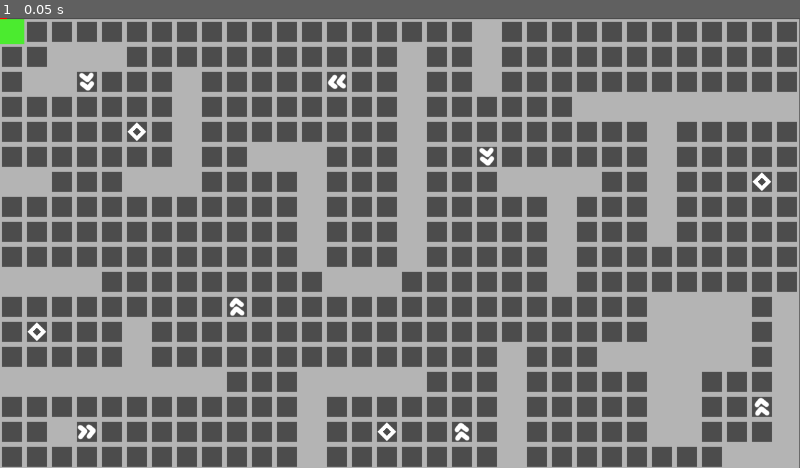
Above: before the commit, frame 1.
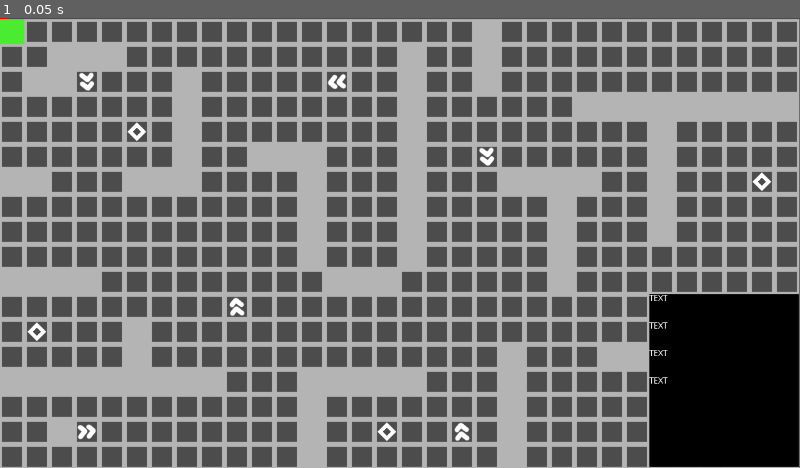
Above: after the commit, the same moment.

Repository: davesilva/ludum-dare-56
Game: Godot game, scene res://game/contexts/gameplay_context/gameplay_context.tscn
Same seed, same stepped clock (60 frames per second), same inputs: the game is played once before the commit and once after it. This scene is started directly instead of the project's main scene.
Inputs:
- Up to frame 1 (0.05 s): no input

The runs differ from the first frame. In frame 1, 7.2% of the frame differs, in the area x 81-100%, y 61-100%.

Commit message:
Introduce game state and sharing it over network

Diff:
--- a/game/contexts/gameplay_context/gameplay_context.gd
+++ b/game/contexts/gameplay_context/gameplay_context.gd
@@ -5,6 +5,10 @@
 export (PackedScene) var snake_scene
 
 onready var apple = $apple
+onready var player_apples_label: Label = $Control/Control/VBoxContainer/player_apples_label
+onready var player_deaths_label: Label = $Control/Control/VBoxContainer/player_deaths_label
+onready var snake_apples_label: Label = $Control/Control/VBoxContainer/snake_apples_label
+onready var snake_deaths_label: Label = $Control/Control/VBoxContainer/snake_deaths_label
 
 puppetsync var puppet_apple_global_position = Vector2.ZERO
 
@@ -17,6 +21,7 @@
 	Game.events.snake.connect("target_captured", self, "_on_target_captured")
 	Game.events.snake.connect("snake_doomed", self, "_on_snake_doomed")
 	Game.events.player.connect("player_picked_up_apple", self, "_on_player_picked_up_apple")
+	Game.events.game_round.connect("new_round_state_data", self, "_on_new_round_state_data")
 	Game.connect("player_connected", self, "_on_player_connected")
 	Game.connect("player_disconnected", self, "_on_player_disconnected")
 	Game.camera_service.active_camera = $camera_2d
@@ -58,6 +63,14 @@
 			player_node.queue_free()
 	pass
 
+
+func _on_new_round_state_data(state_data: RoundState.RoundStateData) -> void:
+	player_apples_label.text = "PLAYER APPLES: " + str(state_data.total_player_apples_acquired)
+	player_deaths_label.text = "PLAYER DEATHS: " + str(state_data.total_player_deaths)
+	snake_apples_label.text = "SNAKE APPLES: " + str(state_data.total_snake_apples_acquired)
+	snake_deaths_label.text = "SNAKE DEATHS: " + str(state_data.total_snake_deaths)
+
+
 puppetsync func _respawn_snake() -> void:
 	var snake = Game.entity_service.get_snake_root_node()
 	snake.reset()
--- a/game/contexts/gameplay_context/gameplay_context.tscn
+++ b/game/contexts/gameplay_context/gameplay_context.tscn
@@ -1,13 +1,18 @@
-[gd_scene load_steps=5 format=2]
+[gd_scene load_steps=7 format=2]
 
 [ext_resource path="res://game/contexts/gameplay_context/gameplay_context.gd" type="Script" id=1]
 [ext_resource path="res://game/world/game_world.tscn" type="PackedScene" id=2]
 [ext_resource path="res://game/entities/snake/snake_head.tscn" type="PackedScene" id=3]
 [ext_resource path="res://game/items/apple.tscn" type="PackedScene" id=4]
+[ext_resource path="res://game/contexts/gameplay_context/round_state.gd" type="Script" id=5]
+[ext_resource path="res://examples/event_bus_examples/rgb_buddies/color_bar.gd" type="Script" id=6]
 
 [node name="GameContext" type="Node"]
 script = ExtResource( 1 )
 snake_scene = ExtResource( 3 )
+
+[node name="round_state" type="Node" parent="."]
+script = ExtResource( 5 )
 
 [node name="GameWorld" parent="." instance=ExtResource( 2 )]
 
@@ -19,3 +24,60 @@
 [node name="camera_2d" type="Camera2D" parent="."]
 position = Vector2( 641, 358 )
 current = true
+
+[node name="Control" type="Control" parent="."]
+anchor_right = 1.0
+anchor_bottom = 1.0
+
+[node name="ColorBar" type="ColorRect" parent="Control"]
+margin_left = 1040.0
+margin_top = 440.0
+margin_right = 1279.0
+margin_bottom = 716.0
+color = Color( 0.101961, 0.0588235, 0.0588235, 1 )
+script = ExtResource( 6 )
+
+[node name="Control" type="Control" parent="Control"]
+margin_left = 1040.0
+margin_top = 440.0
+margin_right = 1279.0
+margin_bottom = 716.0
+
+[node name="VBoxContainer" type="VBoxContainer" parent="Control/Control"]
+anchor_right = 1.0
+anchor_bottom = 1.0
+
+[node name="player_apples_label" type="Label" parent="Control/Control/VBoxContainer"]
+unique_name_in_owner = true
+margin_right = 239.0
+margin_bottom = 40.0
+rect_min_size = Vector2( 0, 40 )
+custom_colors/font_color = Color( 1, 1, 1, 1 )
+text = "TEXT"
+
+[node name="player_deaths_label" type="Label" parent="Control/Control/VBoxContainer"]
+unique_name_in_owner = true
+margin_top = 44.0
+margin_right = 239.0
+margin_bottom = 84.0
+rect_min_size = Vector2( 0, 40 )
+custom_colors/font_color = Color( 1, 1, 1, 1 )
+text = "TEXT"
+
+[node name="snake_apples_label" type="Label" parent="Control/Control/VBoxContainer"]
+unique_name_in_owner = true
+margin_top = 88.0
+margin_right = 239.0
+margin_bottom = 128.0
+rect_min_size = Vector2( 0, 40 )
+custom_colors/font_color = Color( 1, 1, 1, 1 )
+text = "TEXT"
+
+[node name="snake_deaths_label" type="Label" parent="Control/Control/VBoxContainer"]
+unique_name_in_owner = true
+margin_top = 132.0
+margin_right = 239.0
+margin_bottom = 172.0
+rect_min_size = Vector2( 0, 40 )
+custom_colors/font_color = Color( 1, 1, 1, 1 )
+text = "TEXT"
--- /dev/null
+++ b/game/contexts/gameplay_context/round_state.gd
@@ -0,0 +1,73 @@
+extends Node
+class_name RoundState
+# this is where we track whats going on in the game
+
+const KEY_PLAYER_APPLE = "round.state.key.player.apple"
+const KEY_PLAYER_DEATHS = "round.state.key.player.deaths"
+const KEY_SNAKE_APPLES = "round.state.key.snake.apples"
+const KEY_SNAKE_DEATHS = "round.state.key.snake.deaths"
+
+class RoundStateData:
+	var total_player_apples_acquired = 0
+	var total_player_deaths = 0
+	var total_snake_apples_acquired = 0
+	var total_snake_deaths = 0
+
+var data = RoundStateData.new()
+
+static func create_dictionary_from_data(p_data: RoundStateData) -> Dictionary:
+	return {
+		KEY_PLAYER_APPLE: p_data.total_player_apples_acquired,
+		KEY_PLAYER_DEATHS: p_data.total_player_deaths,
+		KEY_SNAKE_APPLES: p_data.total_snake_apples_acquired,
+		KEY_SNAKE_DEATHS: p_data.total_snake_deaths
+	}
+
+
+static func create_data_from_dictionary(dict: Dictionary) -> RoundStateData:
+	var new_data = RoundStateData.new()
+	new_data.total_player_apples_acquired = dict[KEY_PLAYER_APPLE]
+	new_data.total_player_deaths = dict[KEY_PLAYER_DEATHS]
+	new_data.total_snake_apples_acquired = dict[KEY_SNAKE_APPLES]
+	new_data.total_snake_deaths = dict[KEY_SNAKE_DEATHS]
+
+	return new_data
+
+
+func _ready():
+	Game.events.snake.connect("target_captured", self, "_on_target_captured")
+	Game.events.snake.connect("snake_died", self, "_on_snake_died")
+	Game.events.player.connect("player_picked_up_apple", self, "_on_player_picked_up_apple")
+	Game.events.player.connect("player_died", self, "_on_player_died")
+
+
+func _on_target_captured():
+	data.total_snake_apples_acquired += 1
+	broadcast_latest()
+
+
+func _on_snake_died():
+	data.total_snake_deaths += 1
+	broadcast_latest()
+
+
+func _on_player_picked_up_apple():
+	data.total_player_apples_acquired += 1
+	broadcast_latest()
+
+
+func _on_player_died():
+	data.total_player_deaths += 1
+	broadcast_latest()
+
+
+func broadcast_latest():
+	if is_network_master():
+		var dictionary = create_dictionary_from_data(data)
+		rpc("_broadcast_latest", dictionary)
+
+
+puppetsync func _broadcast_latest(p_data_dictionary: Dictionary) -> void:
+	var new_data = create_data_from_dictionary(p_data_dictionary)
+	data = new_data
+	Game.events.game_round.emit_signal("new_round_state_data", data)
--- a/game/entities/player/player.gd
+++ b/game/entities/player/player.gd
@@ -75,6 +75,7 @@
 		position = spawn_point
 		rset("puppet_motion", Vector2())
 		rset("puppet_pos", position)
+		Game.events.player.emit_signal("player_died")
 
 
 func _place_bomb():
--- a/game/entities/snake/snake_head.gd
+++ b/game/entities/snake/snake_head.gd
@@ -161,6 +161,7 @@
 	var route = Game.world_service.find_valid_target(tile_position)
 	if route.empty():
 		Game.events.snake.emit_signal("snake_doomed")
+		Game.events.snake.emit_signal("snake_died")
 		# this shouldn't matter
 		return current_direction
 	route.remove(0)
--- a/game/events/events.gd
+++ b/game/events/events.gd
@@ -2,9 +2,7 @@
 class_name Events
 
 onready var application: ApplicationEvents = ApplicationEvents.new()
-onready var settings: SettingsEvents = SettingsEvents.new()
 onready var player: PlayerEvents = PlayerEvents.new()
-onready var enemies: EnemyEvents = EnemyEvents.new()
 onready var snake: SnakeEvents = SnakeEvents.new()
 onready var game_round: RoundEvents = RoundEvents.new()
 onready var game_theme: GameThemeEvents = GameThemeEvents.new()
@@ -14,34 +12,22 @@
 	signal pause_changed(is_paused)
 
 
-class SettingsEvents:
-	# signal volume_changed()
-	# signal screenshake_changed()
-	pass
-
-
 class PlayerEvents:
 	signal player_picked_up_apple()
-	# signal player_spawned()
-	# signal player_hit()
-	# signal player_died()
-	pass
+	signal player_died()
 
-
-class EnemyEvents:
-	# signal enemy_spawned()
-	# signal enemy_died()
-	pass
 
 class SnakeEvents:
 	signal target_captured()
 	signal snake_doomed()
 	signal completed_body_move()
 	signal caught_player(body)
+	signal snake_died()
 
 
 class RoundEvents:
 	signal new_target_placed(target_tile_position)
+	signal new_round_state_data(round_state_data)
 
 
 class GameThemeEvents:
--- a/project.godot
+++ b/project.godot
@@ -313,6 +313,11 @@
 "class": "RotateFeedback2D",
 "language": "GDScript",
 "path": "res://addons/first_party/juice_press_feedback_system/transform/rotate_feedback_2d.gd"
+}, {
+"base": "Node",
+"class": "RoundState",
+"language": "GDScript",
+"path": "res://game/contexts/gameplay_context/round_state.gd"
 }, {
 "base": "BaseTweenTransformFeedback2D",
 "class": "ScaleFeedback2D",
@@ -531,6 +536,7 @@
 "RandomColorOverlay": "",
 "RedSprite": "",
 "RotateFeedback2D": "",
+"RoundState": "",
 "ScaleFeedback2D": "",
 "ScreenService": "",
 "SnakeAStar": "",
